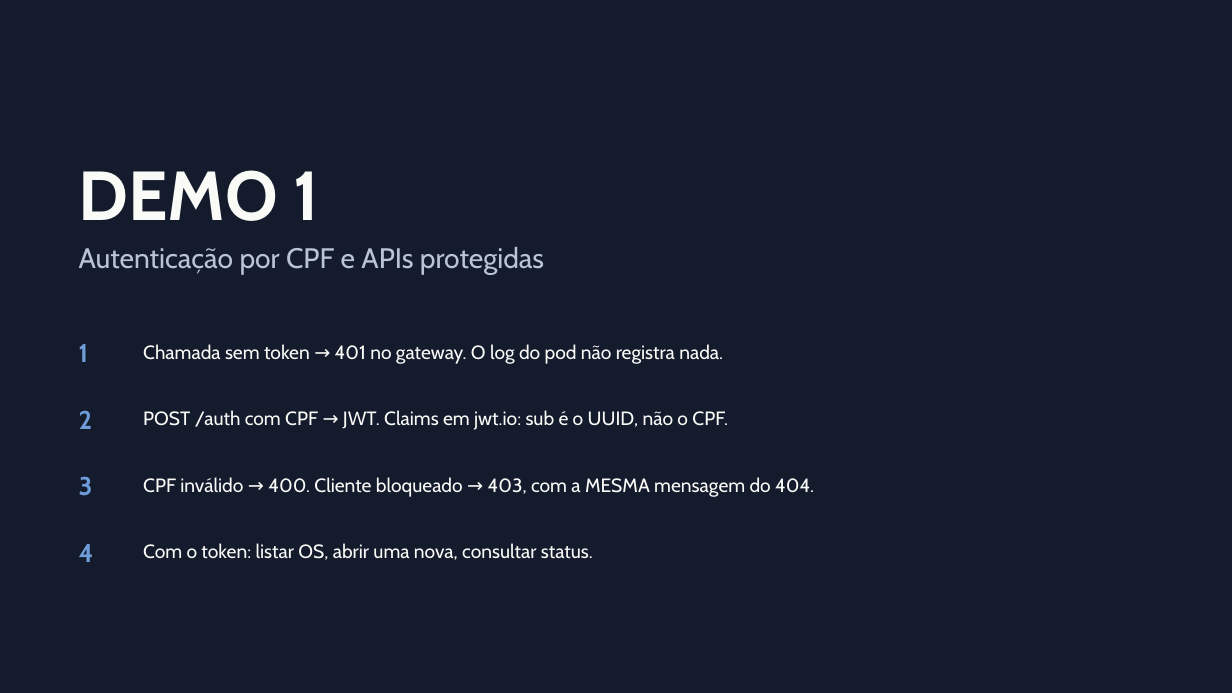
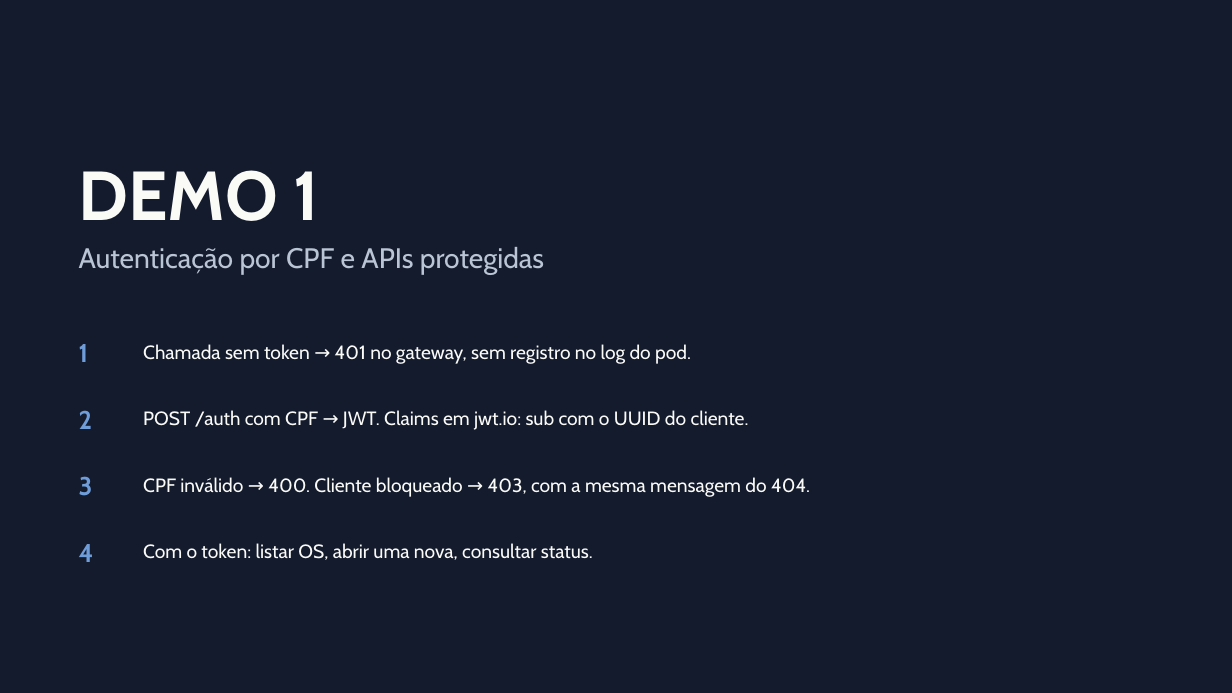
Before and after one commit to Guilherme-Fumagali/tech-challenge-1, a slide deck: slide 12 of docs/tech-challenge-3/apresentacao.pptx. Drawn at 1232x693 pixels with LibreOffice and Linux fonts; fonts in the diff are those of the drawing. Boxes give left, top, right and bottom in pixels: in the first picture for what was removed or moved away, otherwise in the second. Text is boxed around its words. In the diff, an @@ line names an element or a change of style, - is before the commit and + after.

```diff
--- a/docs/tech-challenge-3/apresentacao.pptx
+++ b/docs/tech-challenge-3/apresentacao.pptx
@@ text at (143, 344, 691, 363): text changed @@
-Chamada sem token → 401 no gateway. O log do pod não registra nada.
+Chamada sem token → 401 no gateway, sem registro no log do pod.
@@ text at (143, 410, 749, 430): text changed @@
-POST /auth com CPF → JWT. Claims em jwt.io: sub é o UUID, não o CPF.
+POST /auth com CPF → JWT. Claims em jwt.io: sub com o UUID do cliente.
@@ text at (143, 477, 810, 496): text changed @@
-CPF inválido → 400. Cliente bloqueado → 403, com a MESMA mensagem do 404.
+CPF inválido → 400. Cliente bloqueado → 403, com a mesma mensagem do 404.
```
Also in this commit, not shown: 13 other slides changed, 1 other file.
